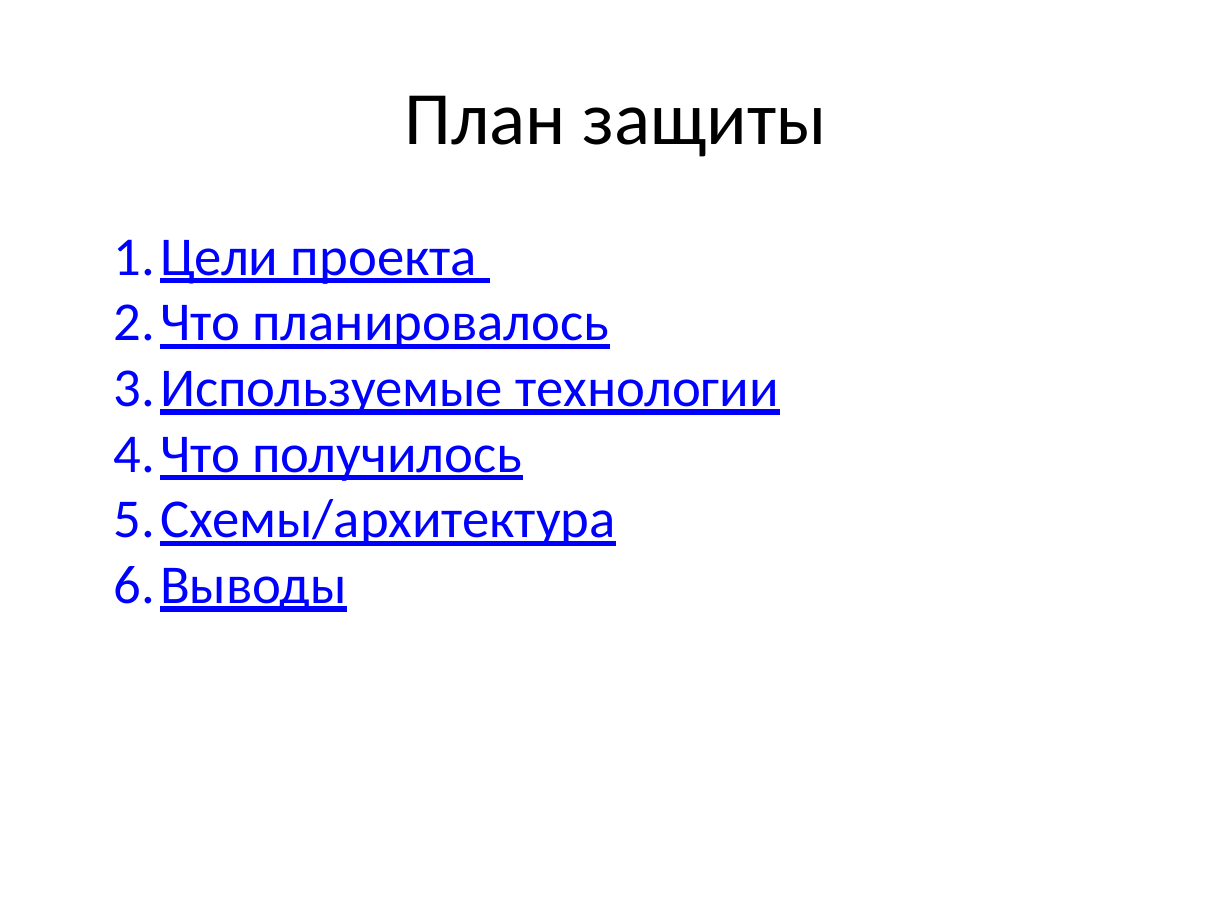
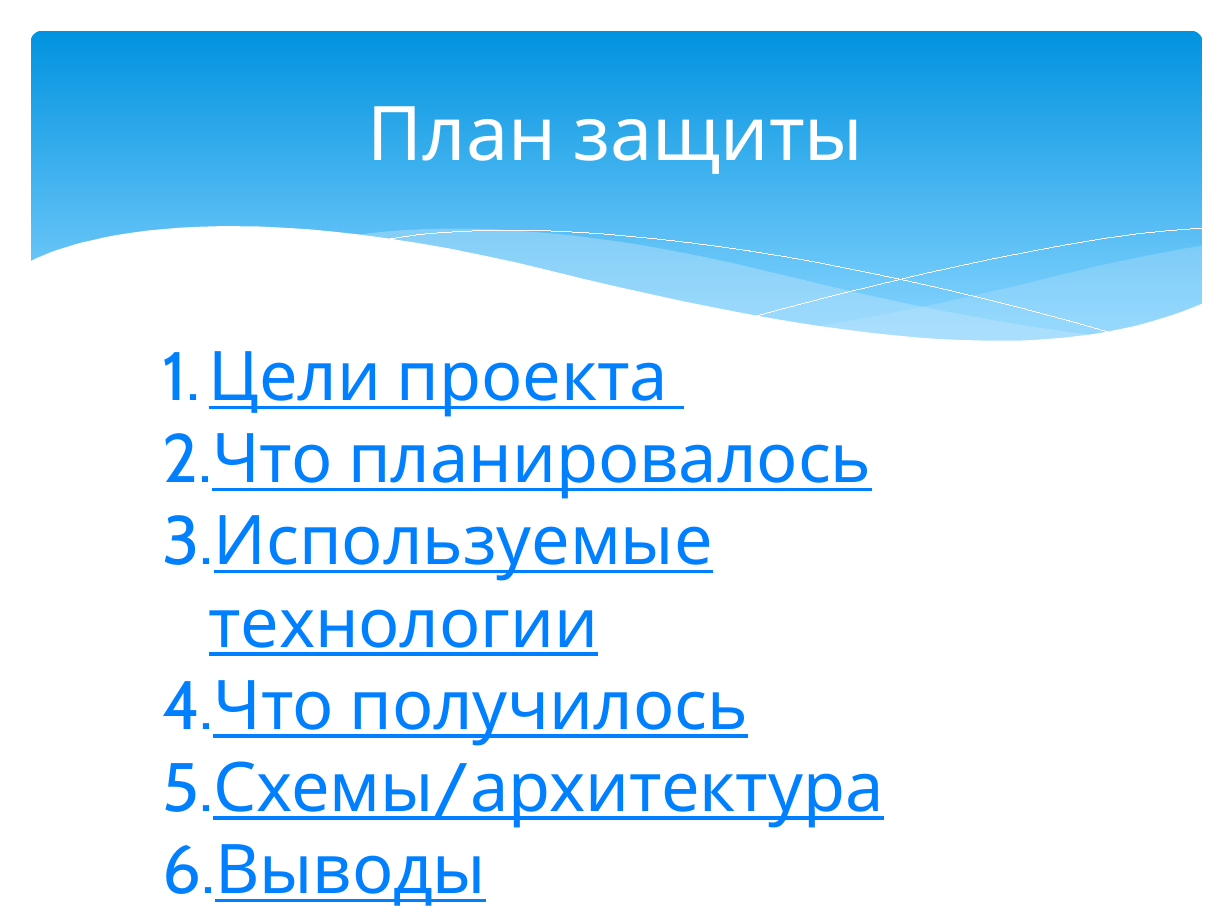
Before and after one commit to pavel-golovchan/2021-05-otus-spring, a slide deck: slide 2 of project-photo-blog/notes/prezentation.pptx. Drawn at 1232x924 pixels with LibreOffice and Linux fonts; fonts in the diff are those of the drawing. Boxes give left, top, right and bottom in pixels: in the first picture for what was removed or moved away, otherwise in the second. Text is boxed around its words. In the diff, an @@ line names an element or a change of style, - is before the commit and + after.

```diff
--- a/project-photo-blog/notes/prezentation.pptx
+++ b/project-photo-blog/notes/prezentation.pptx
@@ rounded rectangle added at <box>31,31,1202,363</box>, fill gradient #0293E0 to #83D3FE @@
@@ title "План защиты": place and size @@
-title "План защиты" at <box>404,95,827,157</box>
+title "План защиты" at <box>368,106,863,174</box>
@@ title "План защиты" at <box>368,106,863,174</box>: font Calibri to Cabin, text colour #000000 to #FFFFFF @@
@@ group added at <box>28,227,1204,405</box>: 5 freeform shapes @@
@@ text "Цели проекта": place and size @@
-text "Цели проекта" at <box>114,239,779,612</box>
+text "Цели проекта" at <box>162,351,884,906</box>
@@ text "Цели проекта" at <box>162,351,884,906</box>: size 32 to 40 pt, font Calibri to Cabin, text colour #0000FF to #0080FF @@
```
Also in this commit, not shown: 2 other slides changed, 8 slides added, 5 slides removed, 7 other files.
